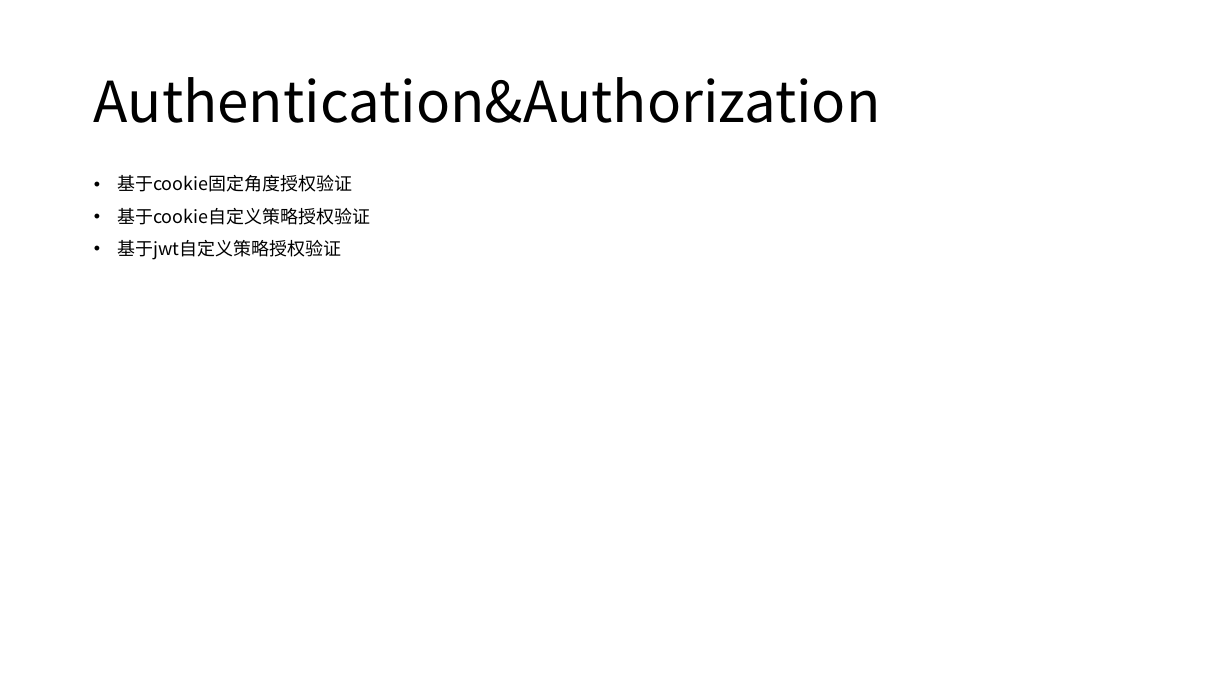
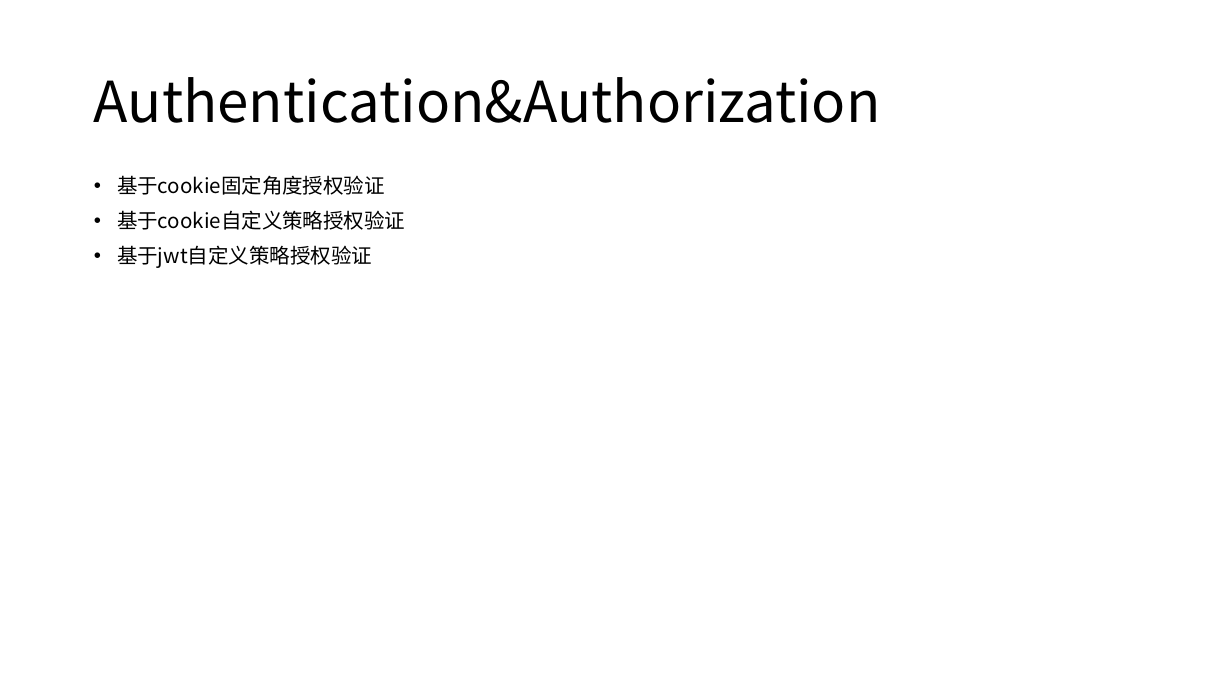
Before and after one commit to axzxs2001/aspnetcore5.0, a slide deck: slide 13 of aspnetcore3.0course/docs/aspnetcore3.0course.pptx (slide 12 before the commit). Drawn at 1232x693 pixels with LibreOffice and Linux fonts; fonts in the diff are those of the drawing. Boxes give left, top, right and bottom in pixels: in the first picture for what was removed or moved away, otherwise in the second. Text is boxed around its words. In the diff, an @@ line names an element or a change of style, - is before the commit and + after.

```diff
--- a/aspnetcore3.0course/docs/aspnetcore3.0course.pptx
+++ b/aspnetcore3.0course/docs/aspnetcore3.0course.pptx
@@ text "基于cookie固定角度授权验证" at [117,175,405,268]: size 14 to 16 pt @@
```
Also in this commit, not shown: 9 other slides changed, 6 slides added, 3 other files.
